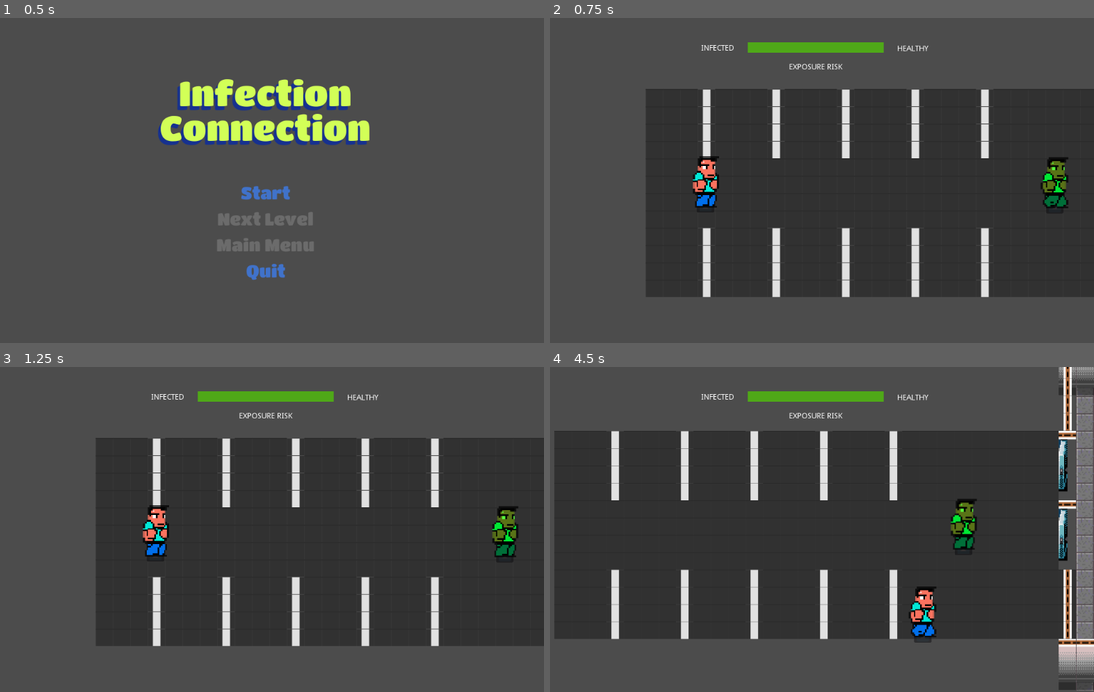
Above: before the commit, frames 1-4 (two rows, left to right).
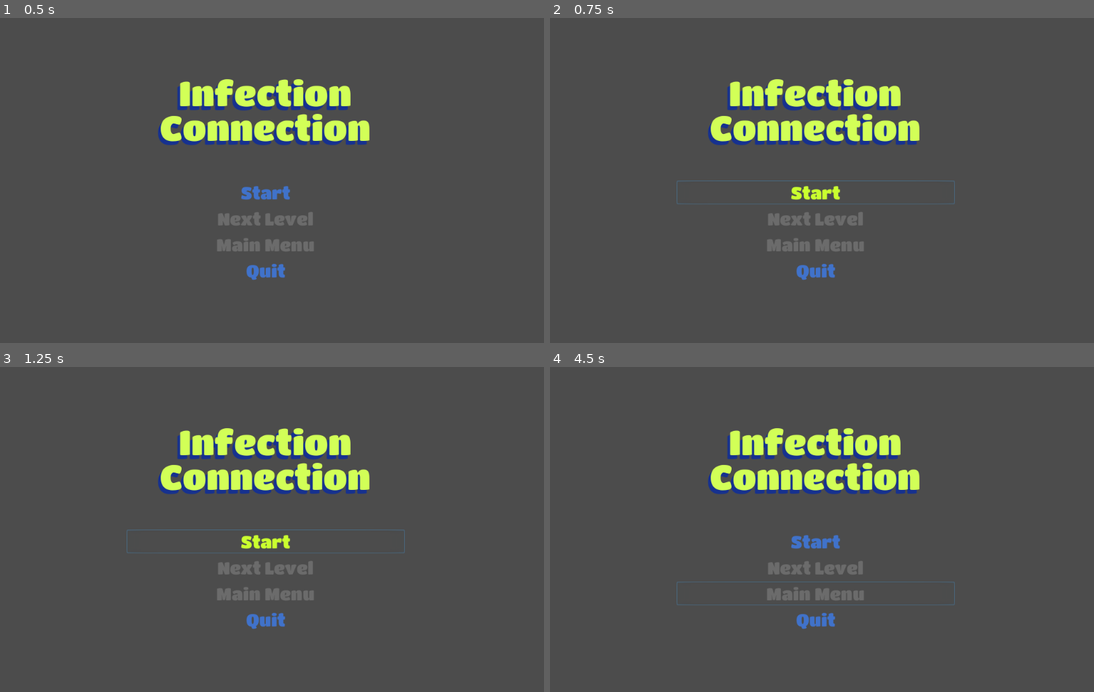
Above: after the commit, the same moments.

Repository: Bootjack/wj21-connection
Game: Godot game, scene res://MainMenu.tscn
Same seed, same stepped clock (60 frames per second), same inputs: the game is played once before the commit and once after it. The engine's default icon, where the game draws it, is replaced by a stand-in: a white triangle on a blue panel in a dark square.
Inputs (mouse positions are in pixels of both pictures, inside the frame that each line leads up to):
- Up to frame 1 (0.5 s): no input
- Up to frame 2 (0.75 s): click "Start" at 0.5 s
- Up to frame 3 (1.25 s): no input
- Up to frame 4 (4.5 s): click (816, 542) at 1.25 s, where only the run after the commit has a clickable "Start"; tap Enter (ui_accept) at 2 s; move the mouse to (936, 513) at 2.02 s; hold D (right) 2.03-2.78 s; tap Shift (sprint) at 2.1, 3.05, 3.6, 4.35 s; click (936, 513) at 2.17 s; tap Space (jump) at 2.27, 2.3, 2.57, 2.85, 3.02, 3.32, 3.8 s; move the mouse to (702, 545) at 2.77 s; hold S (down) 2.78-3.53 s; move the mouse to (870, 458) at 3.52 s; hold D (right) 3.53-4.28 s; move the mouse to (789, 594) at 4.27 s; hold W (up) from 4.28 s (still down); click (789, 594) at 4.42 s

Frame 1 is identical in both runs. In frame 2, 52% of the frame differs, in the area x 17-100%, y 7-86%; in frame 3, 52%; in frame 4, 65%, in the area x 0-100%, y 0-100%.
Error after the commit: Parse Error: Can't preload resource at path: res://Jason_2.tscn (res://MainMenu.gd:6)

Commit message:
Halitosis

Diff:
--- a/Pedestrian.gd
+++ b/Pedestrian.gd
@@ -18,8 +18,8 @@
 	add_child(wait_timer)
 	wait_timer.connect("timeout", self, "_on_wait_timeout")
 
-	$InfectionZone.connect("body_entered", self, "infect")
-	$InfectionZone.connect("body_exited", self, "disinfect")
+	$Visualization/InfectionZone.connect("body_entered", self, "infect")
+	$Visualization/InfectionZone.connect("body_exited", self, "disinfect")
 
 func _on_wait_timeout():
 	is_waiting = false
--- a/Pedestrian.tscn
+++ b/Pedestrian.tscn
@@ -6,10 +6,11 @@
 [ext_resource path="res://art/animatedSprite/00-walk02.png" type="Texture" id=4]
 [ext_resource path="res://art/animatedSprite/walk/00-walk01.png" type="Texture" id=5]
 [ext_resource path="res://art/animatedSprite/walk/00-walk03.png" type="Texture" id=6]
+[ext_resource path="res://art/white.png" type="Texture" id=7]
 
-[sub_resource type="CapsuleShape2D" id=4]
-radius = 64.0
-height = 64.0
+[sub_resource type="CapsuleShape2D" id=5]
+radius = 15.0
+height = 10.0
 
 [sub_resource type="SpriteFrames" id=3]
 animations = [ {
@@ -24,33 +25,86 @@
 "speed": 5.0
 } ]
 
-[sub_resource type="CapsuleShape2D" id=5]
-radius = 15.0
-height = 10.0
+[sub_resource type="CapsuleShape2D" id=11]
+radius = 33.7309
+height = 101.113
+
+[sub_resource type="Shader" id=7]
+code = "shader_type canvas_item;
+
+uniform sampler2D noise;
+
+varying vec2 pos;
+
+float cyclic(float t) {
+	float growth = 0.5;
+	float speed = 4.0;
+	float cyclic = growth * abs(1.0 - 2.0 * mod(t, speed) / speed);
+	return cyclic;
+}
+
+void fragment() {
+	float t = cyclic(TIME);
+	float intensity = 1.0 - abs(UV.x);
+	float m = texture(noise, UV).r;
+	float y = UV.y + TIME * 0.1;
+	float x = UV.x * UV.y;
+	vec2 shifted = vec2(x, y);
+	float n = texture(noise, shifted, t).r;
+	float dist_from_center_y = 2.0 * abs(0.5 - UV.y);
+	float dist_from_center_x = 2.0 * abs(0.5 - UV.x);
+	float distance_from_center = sqrt((pow(dist_from_center_y, 2.0) + pow(dist_from_center_x, 2.0)));
+	float a = clamp(0.0, 1.0, 1.0 - distance_from_center - 0.5 * n);
+	float r = n + 0.25 * t;
+	COLOR = vec4(r, 1.0, 0.1, a);
+}
+"
+
+[sub_resource type="OpenSimplexNoise" id=9]
+period = 100.0
+
+[sub_resource type="NoiseTexture" id=10]
+seamless = true
+noise = SubResource( 9 )
+
+[sub_resource type="ShaderMaterial" id=8]
+shader = SubResource( 7 )
+shader_param/noise = SubResource( 10 )
 
 [node name="Pedestrian" type="KinematicBody2D"]
 script = ExtResource( 2 )
 
-[node name="InfectionZone" type="Area2D" parent="."]
+[node name="CollisionShape2D" type="CollisionShape2D" parent="."]
+position = Vector2( -1, 19 )
+shape = SubResource( 5 )
 
-[node name="CollisionShape2D" type="CollisionShape2D" parent="InfectionZone"]
-rotation = 1.5708
-shape = SubResource( 4 )
+[node name="Visualization" type="Node2D" parent="."]
 
-[node name="Shadow" type="Sprite" parent="."]
+[node name="Shadow" type="Sprite" parent="Visualization"]
 modulate = Color( 0.215686, 0.188235, 0.188235, 0.498039 )
 position = Vector2( -3, 38 )
 scale = Vector2( 0.5, 0.25 )
 texture = ExtResource( 1 )
 offset = Vector2( 0, 13 )
 
-[node name="Sprite" type="AnimatedSprite" parent="."]
+[node name="Sprite" type="AnimatedSprite" parent="Visualization"]
 modulate = Color( 0.356863, 1, 0.243137, 1 )
 position = Vector2( -2, -8 )
 frames = SubResource( 3 )
 animation = "Idle"
 flip_h = true
 
-[node name="CollisionShape2D" type="CollisionShape2D" parent="."]
-position = Vector2( -1, 19 )
-shape = SubResource( 5 )
+[node name="InfectionZone" type="Area2D" parent="Visualization"]
+position = Vector2( -0.303421, -17.5984 )
+rotation = 1.5708
+
+[node name="CollisionShape2D" type="CollisionShape2D" parent="Visualization/InfectionZone"]
+visible = false
+position = Vector2( -1.20048, -54.4703 )
+shape = SubResource( 11 )
+
+[node name="TextureShape" type="Sprite" parent="Visualization/InfectionZone"]
+material = SubResource( 8 )
+position = Vector2( -2.1383, -63.4279 )
+scale = Vector2( 1.74129, 3.66314 )
+texture = ExtResource( 7 )
--- a/Person.gd
+++ b/Person.gd
@@ -34,8 +34,8 @@
 	sprint_timer.connect("timeout", self, "sprint_timeout")
 	add_child(sprint_timer)
 
-	$Sprite.connect("animation_finished", self, "idle")
-	$Sprite.play("Idle")
+	$Visualization/Sprite.connect("animation_finished", self, "idle")
+	$Visualization/Sprite.play("Idle")
 
 	connect("disinfected", self, "_on_disinfected")
 	connect("infected", self, "_on_infected")
@@ -58,8 +58,8 @@
 func fall(delta):
 	var tile_floor_height = floor_height()
 	height = max(height + vertical * delta, tile_floor_height)
-	$Sprite.transform.origin.y = -26 * height
-	$Shadow.transform.origin.y = 48 - 26 * tile_floor_height
+	$Visualization/Sprite.transform.origin.y = -26 * height
+	$Visualization/Shadow.transform.origin.y = 48 - 26 * tile_floor_height
 	vertical -= 9.8 * delta
 	if (height >= tilemap_heights[1]):
 		collision_layer = 2
@@ -71,7 +71,7 @@
 	if (is_airborne and on_ground()):
 		is_airborne = false
 		is_jumping = false
-		$Sprite.connect("animation_finished", self, "idle")
+		$Visualization/Sprite.connect("animation_finished", self, "idle")
 		idle()
 
 	if (!on_ground()):
@@ -103,7 +103,7 @@
 		idle()
 
 func idle():
-	$Sprite.play("Idle")
+	$Visualization/Sprite.play("Idle")
 
 func is_class(name:String):
 	return name == "Person" or .is_class(name)
@@ -114,8 +114,8 @@
 
 func jump():
 	is_jumping = true
-	$Sprite.disconnect("animation_finished", self, "idle")
-	$Sprite.play("Jump")
+	$Visualization/Sprite.disconnect("animation_finished", self, "idle")
+	$Visualization/Sprite.play("Jump")
 	if (on_ground()):
 		vertical = 5.0
 
@@ -128,13 +128,13 @@
 
 	if (!is_jumping):
 		if (direction.x > 0):
-			$Sprite.flip_h = true
+			$Visualization.scale.x = 1
 		elif (direction.x < 0):
-			$Sprite.flip_h = false
+			$Visualization.scale.x = -1
 		if (is_sprinting):
-			$Sprite.play("Run")
+			$Visualization/Sprite.play("Run")
 		else:
-			$Sprite.play("Walk")
+			$Visualization/Sprite.play("Walk")
 
 	velocity = velocity.normalized() * speed
 
--- a/Player.tscn
+++ b/Player.tscn
@@ -37,29 +37,27 @@
 "speed": 5.0
 } ]
 
-[sub_resource type="CapsuleShape2D" id=2]
-radius = 15.0
-height = 10.0
-
 [node name="Player" type="KinematicBody2D"]
 script = ExtResource( 2 )
 
-[node name="Shadow" type="Sprite" parent="."]
+[node name="CollisionShape2D" type="CollisionShape2D" parent="."]
+position = Vector2( -1, 19 )
+shape = SubResource( 3 )
+
+[node name="Visualization" type="Node2D" parent="."]
+
+[node name="Shadow" type="Sprite" parent="Visualization"]
 modulate = Color( 0.215686, 0.188235, 0.188235, 0.498039 )
 position = Vector2( -3, 38 )
 scale = Vector2( 0.5, 0.25 )
 texture = ExtResource( 1 )
 offset = Vector2( 0, 13 )
 
-[node name="Sprite" type="AnimatedSprite" parent="."]
+[node name="Sprite" type="AnimatedSprite" parent="Visualization"]
 position = Vector2( -2, -8 )
 frames = SubResource( 1 )
 animation = "Idle"
 flip_h = true
-
-[node name="CollisionShape2D" type="CollisionShape2D" parent="."]
-position = Vector2( -1, 19 )
-shape = SubResource( 2 )
 
 [node name="BGSong" type="AudioStreamPlayer2D" parent="."]
 stream = ExtResource( 11 )
Not shown: 1 places in Pedestrian.tscn that only renumber resources
